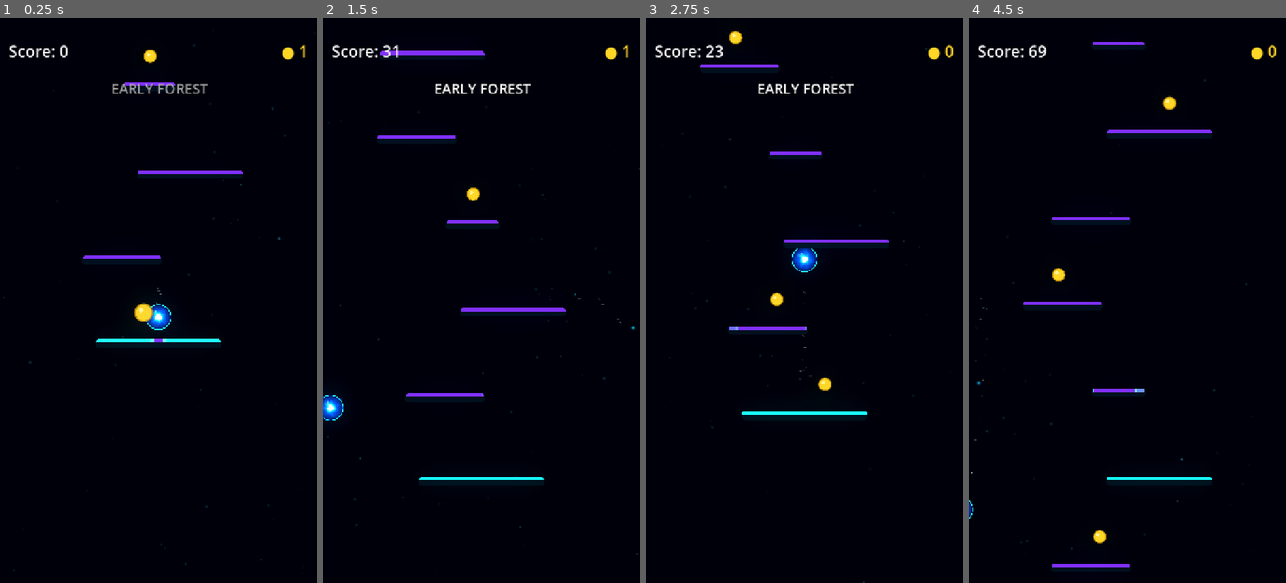
Above: before the commit, frames 1-4 (left to right).
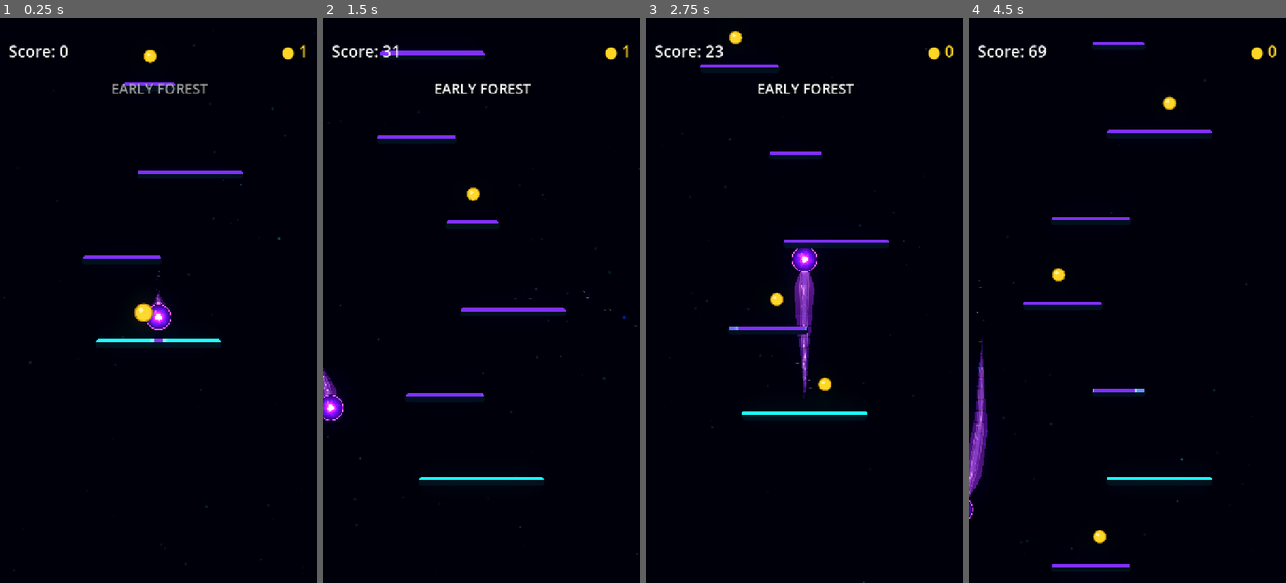
Above: after the commit, the same moments.

Repository: Kryodo/TowerJump
Game: Godot game, scene res://scenes/main.tscn
Two runs of this game, one before a commit and one after it. Both use one fixed random seed, a clock stepped at 60 frames per second and the inputs below.
Inputs (mouse positions are in pixels of both pictures, inside the frame that each line leads up to):
- Up to frame 1 (0.25 s): no input
- Up to frame 2 (1.5 s): move the mouse to (551, 272) at 0.52 s; hold Right (ui_right) 0.53-1.25 s; click (551, 272) at 0.67 s; drag from (418, 328) to (471, 193) at 1.27 s
- Up to frame 3 (2.75 s): click "Nochmal spielen" at 2 s
- Up to frame 4 (4.5 s): move the mouse to (1159, 176) at 2.77 s; hold Right (ui_right) 2.78-3.5 s; drag from (1111, 413) to (1057, 215) at 3.52 s; move the mouse to (1222, 385) at 4.27 s; hold Left (ui_left) from 4.28 s (still down)

The runs differ from the first frame. In frame 1, 0.3% of the frame differs, in the area x 46-54%, y 44-56%; in frame 2, 0.4%; in frame 3, 1.0%, in the area x 46-54%, y 40-68%; in frame 4, 0.9%.
Error before the commit: Parse Error: Identifier "start_distance" not declared in the current scope. (res://scripts/ball_trail.gd:1338)

Commit message:
Fix persistent gap fallback after trail samples expire

Diff:
--- a/scripts/ball_trail.gd
+++ b/scripts/ball_trail.gd
@@ -1335,12 +1335,12 @@
 					continue
 				var fallback_start: float = clampf(float(event.get("start_progress", 0.0)), 0.0, 1.0)
 				var fallback_end: float = clampf(float(event.get("end_progress", 1.0)), 0.0, 1.0)
-				start_distance = minf(fallback_start, fallback_end) * total_distance
-				end_distance = maxf(fallback_start, fallback_end) * total_distance
-				if end_distance - start_distance > 0.01:
+				var fallback_start_distance: float = minf(fallback_start, fallback_end) * total_distance
+				var fallback_end_distance: float = maxf(fallback_start, fallback_end) * total_distance
+				if fallback_end_distance - fallback_start_distance > 0.01:
 					intervals[event_index] = Vector2(
-						start_distance / total_distance,
-						end_distance / total_distance
+						fallback_start_distance / total_distance,
+						fallback_end_distance / total_distance
 					)
 				continue
 
